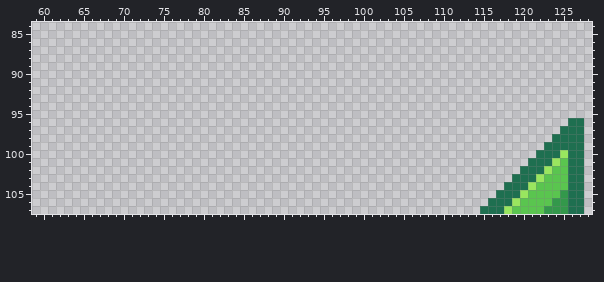
One commit to this pixel-art file: F2024 Platformer Demo/Assets/Texture/Aseprite/GameBoardPack.aseprite. The picture above was drawn from the file before the commit.
192x512 pixels, 1 frame. Shown: x 59..128, y 84..107.
After the commit:
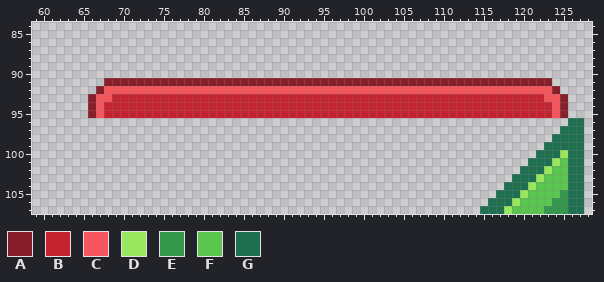
Palette (. is transparent): A #891e2b  B #c42430  C #f5555d  D #99e65f  E #33984b  F #5ac54f  G #1e6f50
Change:
{"y":91,"x":68,"old":"........................................................","new":"AAAAAAAAAAAAAAAAAAAAAAAAAAAAAAAAAAAAAAAAAAAAAAAAAAAAAAAA"}
{"y":92,"x":67,"old":"..........................................................","new":"ACCCCCCCCCCCCCCCCCCCCCCCCCCCCCCCCCCCCCCCCCCCCCCCCCCCCCCCCA"}
{"y":93,"x":66,"old":"............................................................","new":"ACCBBBBBBBBBBBBBBBBBBBBBBBBBBBBBBBBBBBBBBBBBBBBBBBBBBBBBBCCA"}
{"y":94,"x":66,"old":"............................................................","new":"ACBBBBBBBBBBBBBBBBBBBBBBBBBBBBBBBBBBBBBBBBBBBBBBBBBBBBBBBBCA"}
{"y":95,"x":66,"old":"............................................................","new":"ACBBBBBBBBBBBBBBBBBBBBBBBBBBBBBBBBBBBBBBBBBBBBBBBBBBBBBBBBCA"}
{"label":"added","picture_box":[88,78,568,118]}
